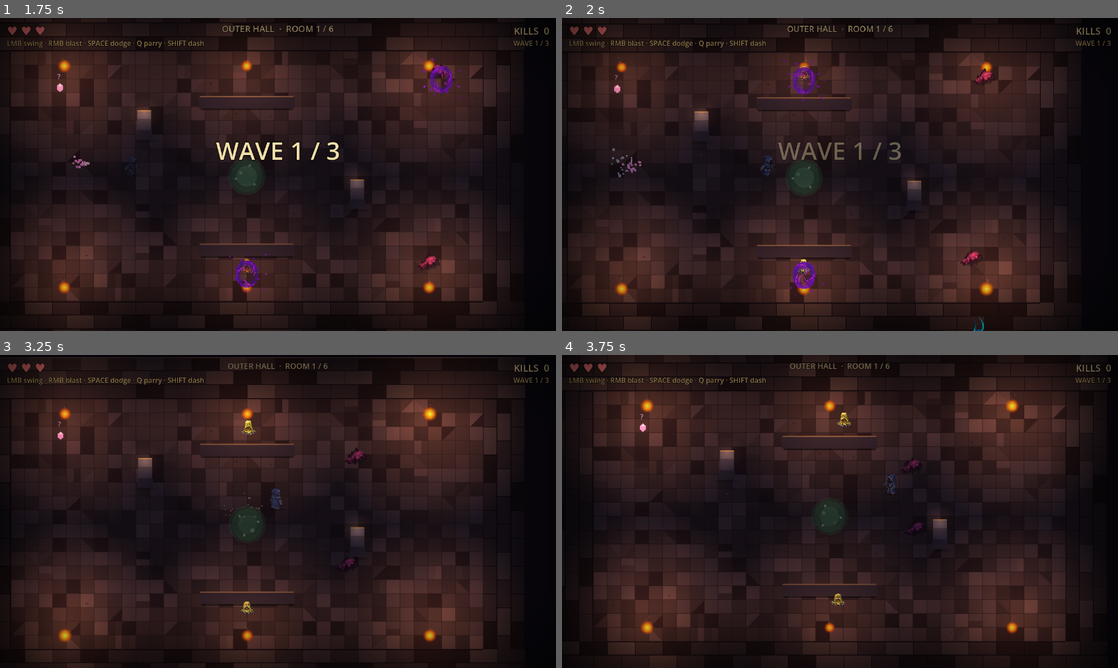
Above: before the commit, frames 1-4 (two rows, left to right).
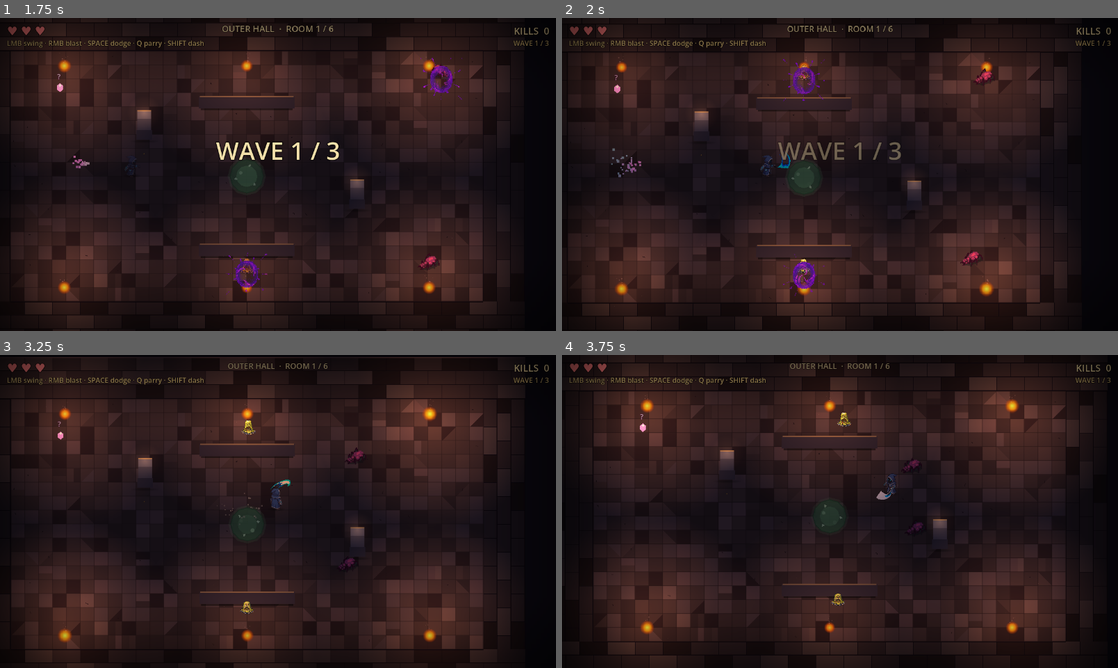
Above: after the commit, the same moments.

Repository: alitaghva1/ethera
Game: Godot game, scene res://scenes/main_menu.tscn
Two runs of this game, one before a commit and one after it. Both use one fixed random seed, a clock stepped at 60 frames per second and the inputs below.
Inputs (mouse positions are in pixels of both pictures, inside the frame that each line leads up to):
- Up to frame 1 (1.75 s): click "BEGIN" at 0.5 s; tap Enter at 1.25 s; move the mouse to (400, 158) at 1.27 s; press the mouse at (400, 158) at 1.28 s; hold D (move_right) from 1.28 s (still down); tap Shift (dash_strike) at 1.55 s
- Up to frame 2 (2 s): keep holding D (move_right)
- Up to frame 3 (3.25 s): release D (move_right) at 2 s; release the mouse at (400, 495) at 2 s; drag from (166, 527) to (55, 426) at 2.02 s; move the mouse to (333, 442) at 2.77 s; press the mouse at (333, 442) at 2.78 s; hold D (move_right) from 2.78 s (still down); tap Space (dodge) at 2.85 s
- Up to frame 4 (3.75 s): release D (move_right) at 3.5 s; release the mouse at (895, 442) at 3.5 s; drag from (812, 574) to (673, 464) at 3.52 s

Frame 1 is identical in both runs. In frame 2, less than 0.1% of the frame differs, in the area x 38-76%, y 42-100%; in frame 3, less than 0.1%; in frame 4, less than 0.1%.

Commit message:
fix(godot iter-91): FxSprite spawn position — set global_position after add_child
User reported the slash "appears totally somewhere else" after iter-90.
Root cause is a Godot transform-order bug that iter-90 inadvertently
exposed.

FxSprite.spawn() set `fx.global_position = world_pos` BEFORE
`host.add_child(fx)`. When a Node2D has no parent yet, that setter is
equivalent to assigning the LOCAL position. After add_child the parent
transform applies, so the actual on-screen global position becomes:

  host.global_position + world_pos

instead of just world_pos. Through iters 87-89 this was silently masked
because every FxSprite was parented to current_scene (origin → no
offset). Iter-90 re-parented the slash to the HERO node, which moves
through the world, exposing the offset every frame the hero wasn't
at (0, 0).

Fix: assign global_position AFTER add_child. Godot's setter then uses
the inverse-parent-transform to resolve the correct local position
regardless of host location. Local-only props (rotation/scale/offset/
modulate) stay set before add_child — they're stored on the node and
don't depend on parent transform.

test_iter91.gd guards against regression: spawns under a host at
non-zero position (300, 200) and asserts the FX lands at world_pos
(640, 384) — not at (940, 584) which would mean the bug is back.

All 21 integration tests pass.

Co-Authored-By: Claude Opus 4.7 (1M context) <noreply@anthropic.com>

Diff:
--- a/slime-depths-godot/scripts/fx_sprite.gd
+++ b/slime-depths-godot/scripts/fx_sprite.gd
@@ -48,7 +48,9 @@
 	# z_index BEFORE add_child so the first frame renders at the right
 	# layer (same pattern as iter-83 BloodMark + iter-86 SpawnBurst).
 	fx.z_index = int(opts.get("z_index", 5))
-	fx.global_position = world_pos
+	# Local-space props (rotation/scale/offset/modulate) are fine to set
+	# before add_child — they're stored on the node and don't depend on
+	# the parent transform.
 	fx.rotation = float(opts.get("rotation", 0.0))
 	fx.scale = opts.get("scale", Vector2(1.0, 1.0))
 	fx.modulate = opts.get("modulate", Color(1.0, 1.0, 1.0, 1.0))
@@ -63,6 +65,19 @@
 	# single-shot — fires its animation, then queue_frees.
 	fx.animation_finished.connect(fx.queue_free)
 	host.add_child(fx)
+	# iter-91 BUG FIX: global_position MUST be set AFTER add_child.
+	# Before add_child, fx has no parent → setting global_position is
+	# equivalent to setting LOCAL position. Then on add_child the local
+	# position is interpreted relative to the parent transform — so a
+	# slash meant for world_pos = (350, 180) landed at host_pos + (350,
+	# 180) instead. Worked accidentally before iter-90 because every FX
+	# was parented to current_scene (origin); broke when the slash
+	# re-parented to the hero (offset from origin). User-visible symptom:
+	# "the sword appears totally somewhere else." Assigning global_position
+	# AFTER add_child uses Godot's inverse-parent-transform logic to
+	# resolve the correct local position, so the FX lands exactly at the
+	# requested world coordinate regardless of host position.
+	fx.global_position = world_pos
 	fx.play("play")
 	return fx
 
--- /dev/null
+++ b/slime-depths-godot/tests/test_iter91.gd
@@ -0,0 +1,71 @@
+extends SceneTree
+
+# Iter 91 — FxSprite spawn position bug fix.
+#
+# User reported after iter-90: "mele feels completely bugged now, like
+# the sword appears totally somewhere else." Diagnosis:
+#
+# FxSprite.spawn() set `fx.global_position = world_pos` BEFORE
+# `host.add_child(fx)`. When the node has no parent yet, that assignment
+# is equivalent to setting LOCAL position. After add_child the parent
+# transform applies, so the actual global position becomes
+#   host.global_position + world_pos
+# instead of just world_pos.
+#
+# Iter-89 + earlier worked accidentally because every FX was parented to
+# current_scene (origin → no offset). Iter-90 re-parented the slash to
+# the HERO, which is offset from origin, exposing the bug.
+#
+# Fix: move `fx.global_position = world_pos` to AFTER `host.add_child(fx)`.
+# Godot's setter then uses the inverse parent transform to resolve the
+# correct local position, regardless of host location.
+func _initialize() -> void:
+	var ok := true
+
+	# ═══ Source assertion — global_position set after add_child ═══
+	var src := FileAccess.get_file_as_string("res://scripts/fx_sprite.gd")
+	# Build a tiny string slice and verify ordering. We can locate both
+	# substrings and check their positions in the source.
+	var idx_add: int = src.find("host.add_child(fx)")
+	var idx_pos: int = src.find("fx.global_position = world_pos")
+	if idx_add < 0 or idx_pos < 0:
+		push_error("FAIL: fx_sprite.gd missing expected add_child or global_position assignment")
+		ok = false
+	elif idx_pos < idx_add:
+		push_error("FAIL: fx_sprite.gd sets global_position BEFORE add_child (bug — would offset by host position)")
+		ok = false
+	else:
+		print("OK fx_sprite.gd sets global_position AFTER add_child")
+
+	# ═══ Runtime check — FX lands at world_pos under a non-origin host ═══
+	var fxs := load("res://scripts/fx_sprite.gd")
+	if fxs != null and fxs.has_method("spawn"):
+		var host := Node2D.new()
+		# Critical: host at NON-ZERO position. This is what exposes the
+		# iter-90 regression — a host at (0, 0) hides the bug entirely.
+		host.position = Vector2(300, 200)
+		root.add_child(host)
+		var requested_world: Vector2 = Vector2(640, 384)
+		var fx = fxs.spawn(host, requested_world, "slash_arc", {})
+		if fx == null:
+			push_error("FAIL: FxSprite.spawn returned null")
+			ok = false
+		else:
+			# After add_child + global_position assignment, fx should be at
+			# the requested world coord — NOT at host_pos + requested.
+			var got: Vector2 = fx.global_position
+			var bug_pos: Vector2 = host.position + requested_world
+			if got.distance_to(requested_world) < 0.5:
+				print("OK FxSprite lands at requested world_pos (%s) under non-origin host (%s)" % [str(requested_world), str(host.position)])
+			elif got.distance_to(bug_pos) < 0.5:
+				push_error("FAIL: FX at host+world (%s) instead of world (%s) — iter-90 regression alive" % [str(got), str(requested_world)])
+				ok = false
+			else:
+				push_error("FAIL: FX at unexpected position %s — expected %s" % [str(got), str(requested_world)])
+				ok = false
+
+	if ok:
+		print("=== ITER 91 INTEGRATION PASSED ===")
+	else:
+		print("=== ITER 91 INTEGRATION FAILED ===")
+	quit(0 if ok else 1)
